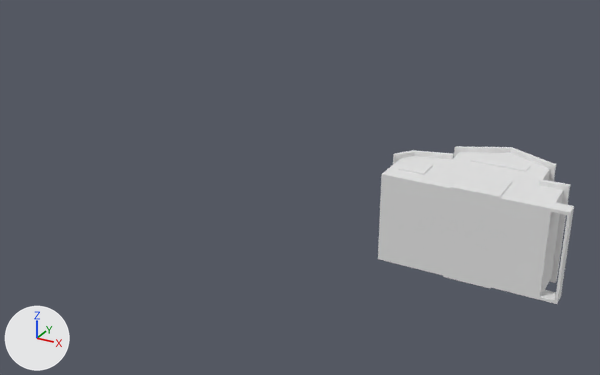
A saved change to the FBX model Assets/Grafic/Farm/Barn.fbx.
Both versions are drawn from a 50 mm camera at (14.21, -15.81, 7.7) aimed at (5.38, 0.25, -0.33). The lights are fixed; the arrows at lower left show +X, +Y and +Z. Where no turn or scale is listed for an object, it has been applied to the vertices.

The first picture shows 'Barn'.
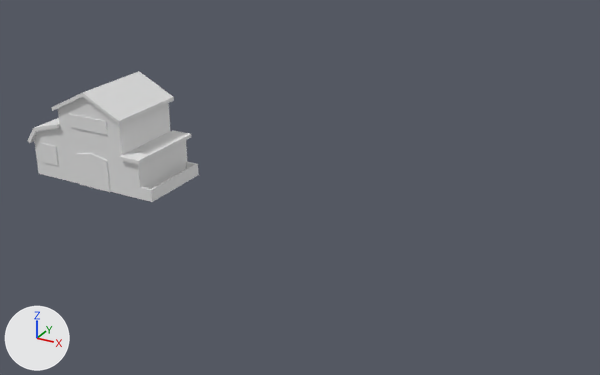
Location of each change, [x1, y1, x2, y2] in pixels of the pictures (600 x 375 px):
'Barn', reshaped, moved, turned: before [378, 146, 574, 304]; after [34, 97, 187, 199]
'Barn.003', added: after [27, 71, 191, 165]
'Barn.001', added: after [77, 153, 110, 192]
'Barn.002', added: after [40, 114, 108, 166]
'Barn.004', added: after [140, 162, 199, 202]
part 1 of me_cube_001, deleted: before [393, 146, 574, 304]

Edits to the bpy script that builds the scene:
```text
Change me_cube_001:
    used by ob_barn; location = (10.0, 0.0, 0.0)
    remove me_cube_001.from_pydata(...)  # 276 vertices, 276 faces; spans x -2.14..1.85, y -1.0..1.6, z -1.1..1.1
    add me_cube_001.from_pydata(...)  # 136 vertices, 96 faces; spans x -2.0..1.5, y -1.0..1.5, z -1.1..1.1
    me_cube_001 part 1
    140 vertices are removed from x -2.14..1.85, y -1.0..1.6, z -1.1..1.1
    180 faces are deleted
Add me_cube_004:
    me_cube_004.from_pydata(...)  # 40 vertices, 26 faces; spans x -1.78..0.6, y -1.03..1.03, z -0.61..0.93
Add me_cube_009:
    me_cube_009.from_pydata(...)  # 24 vertices, 20 faces; spans x 1.5..1.85, y -1.0..1.0, z -1.0..-0.67
Add me_cube_003:
    me_cube_003.from_pydata(...)  # 40 vertices, 30 faces; spans x -0.5..0.5, y -1.03..1.03, z -1.0..-0.04
Add me_cube_008:
    me_cube_008.from_pydata(...)  # 132 vertices, 104 faces; spans x -2.14..1.6, y -1.1..1.1, z -0.1..1.6
Change ob_barn:
    ob_barn.location: (10.0, 0.0, 0.0) -> (0.0, 0.0, 0.0)
    ob_barn.rotation_euler: (0.0, 0.0, 0.0) -> (1.571, 0.0, 0.0)  # degrees (0, 0, 0) -> degrees (90, 0, 0)
Add ob_barn_002:
    ob_barn_002 = bpy.data.objects.new('Barn.002', me_cube_004)
    ob_barn_002.location = (0.0, 0.0, 0.0)
Add ob_barn_004:
    ob_barn_004 = bpy.data.objects.new('Barn.004', me_cube_009)
    ob_barn_004.location = (0.0, 0.0, 0.0)
Add ob_barn_001:
    ob_barn_001 = bpy.data.objects.new('Barn.001', me_cube_003)
    ob_barn_001.location = (0.0, 0.0, 0.0)
Add ob_barn_003:
    ob_barn_003 = bpy.data.objects.new('Barn.003', me_cube_008)
    ob_barn_003.location = (0.0, 0.0, 0.0)
```
